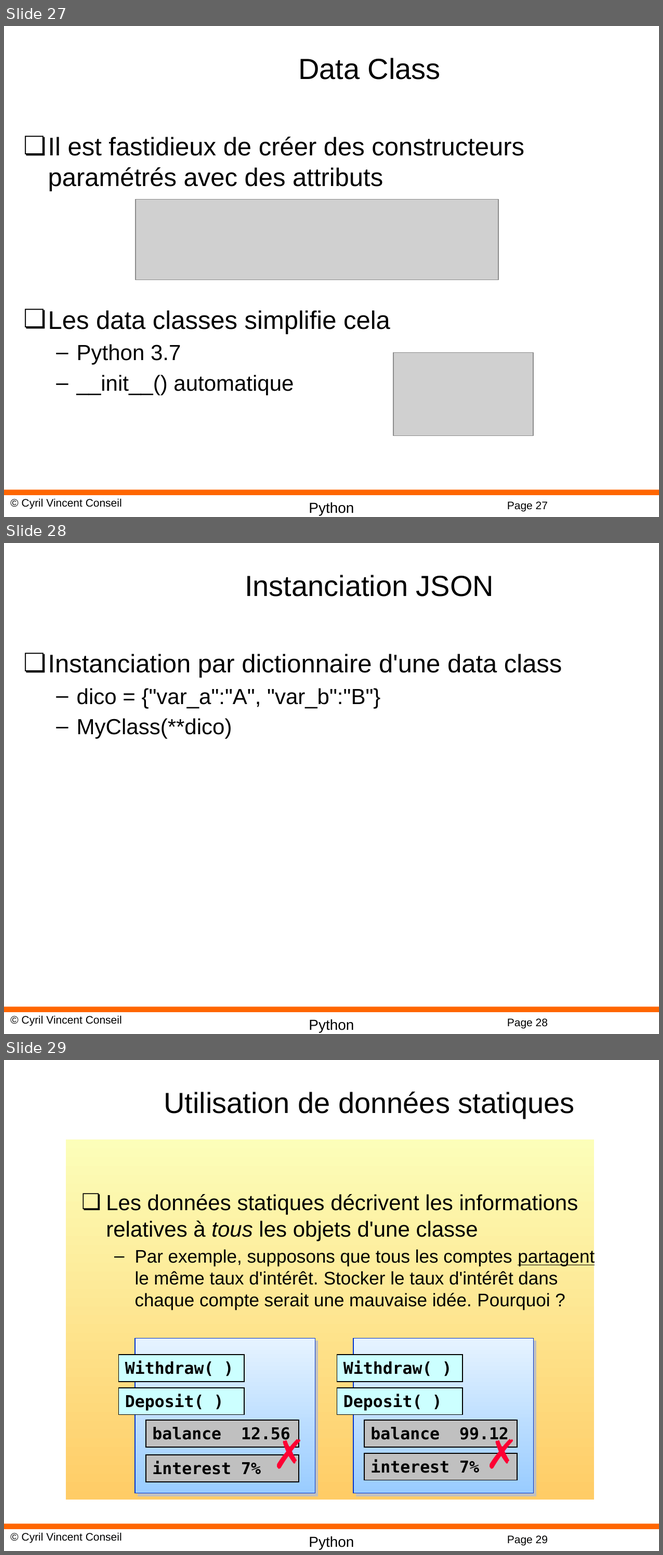
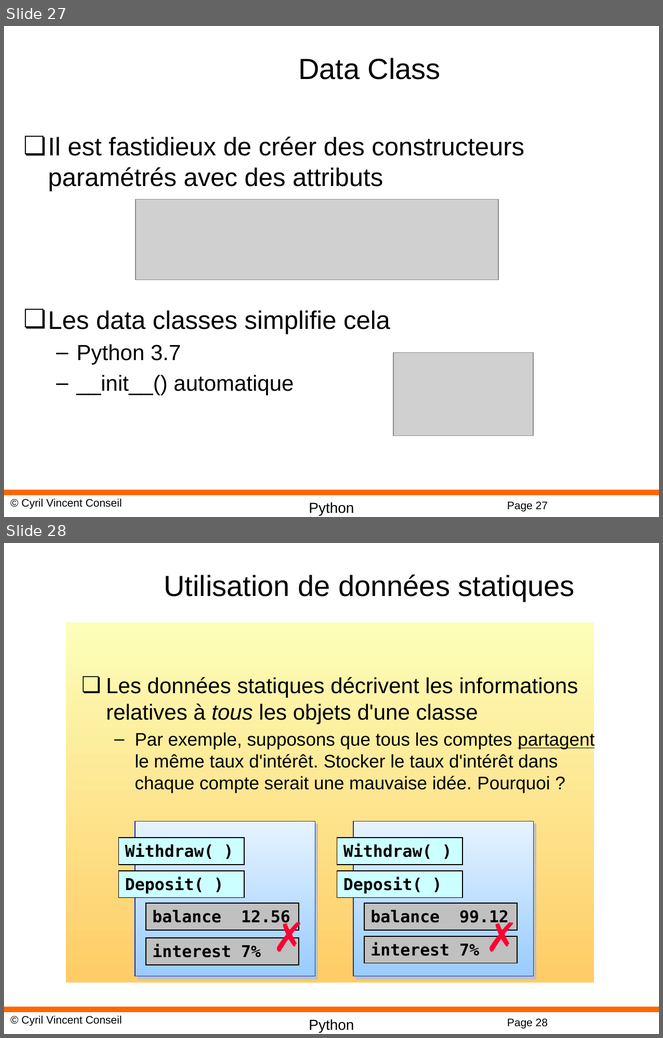
Before and after one commit to cyrilvincent/oo, a slide deck: PPT/PythonOO03-OO.pptx. Shown one above the other, each under a label of ours: slides 27, 28 and 29 before the commit, slides 27 and 28 after it. The pictures are 663x1555 and 663x1038 pixels, drawn with LibreOffice and Linux fonts; fonts in the diff are those of the drawing; grey boxes stand for pictures; background and template pictures are left out. Boxes give left, top, right and bottom in pixels: in the first picture for what was removed or moved away, otherwise in the second. Text is boxed around its words. In the diff, an @@ line names an element or a change of style, - is before the commit and + after.

```diff
--- a/PPT/PythonOO03-OO.pptx
+++ b/PPT/PythonOO03-OO.pptx
@@ slide 28 removed at box(4, 543, 659, 1034), background #FFFFFF; not listed: 4 template elements that a slide beside it also shows @@
@@ title removed at box(245, 575, 494, 597) @@
-Instanciation JSON
@@ text removed at box(48, 654, 562, 739) @@
-❏ Instanciation par dictionnaire d'une data class
-  – dico = {"var_a":"A", "var_b":"B"}
-  – MyClass(**dico)
@@ what was slide 29 is now slide 28 @@
@@ page number at box(507, 1019, 548, 1029): text changed @@
-Page 29
+Page 28
```
Also in this commit, not shown: 1 other file.
